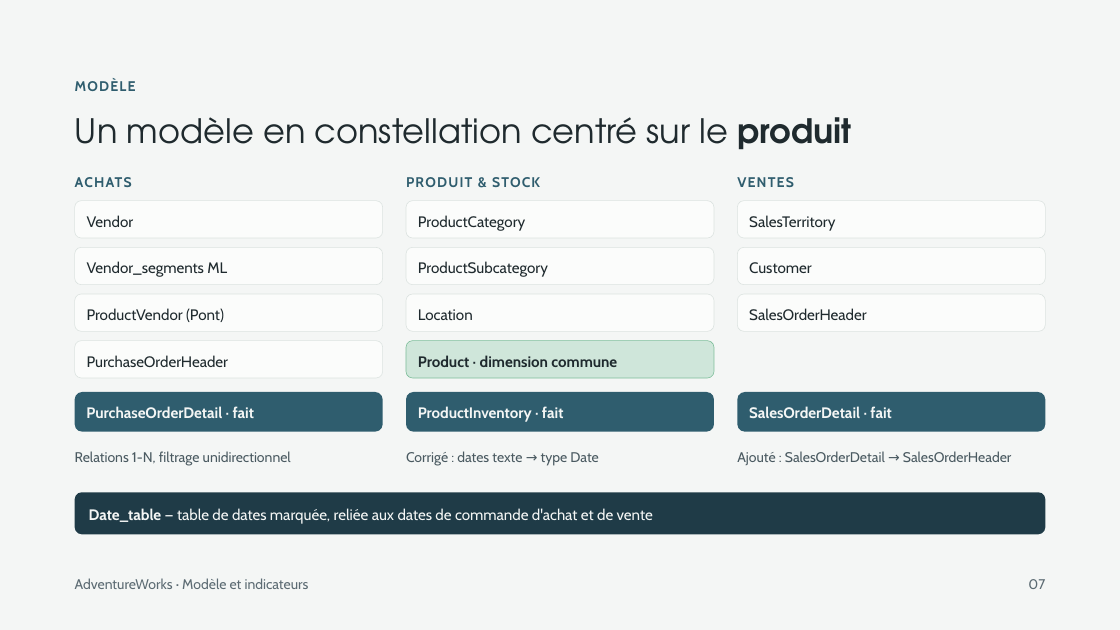
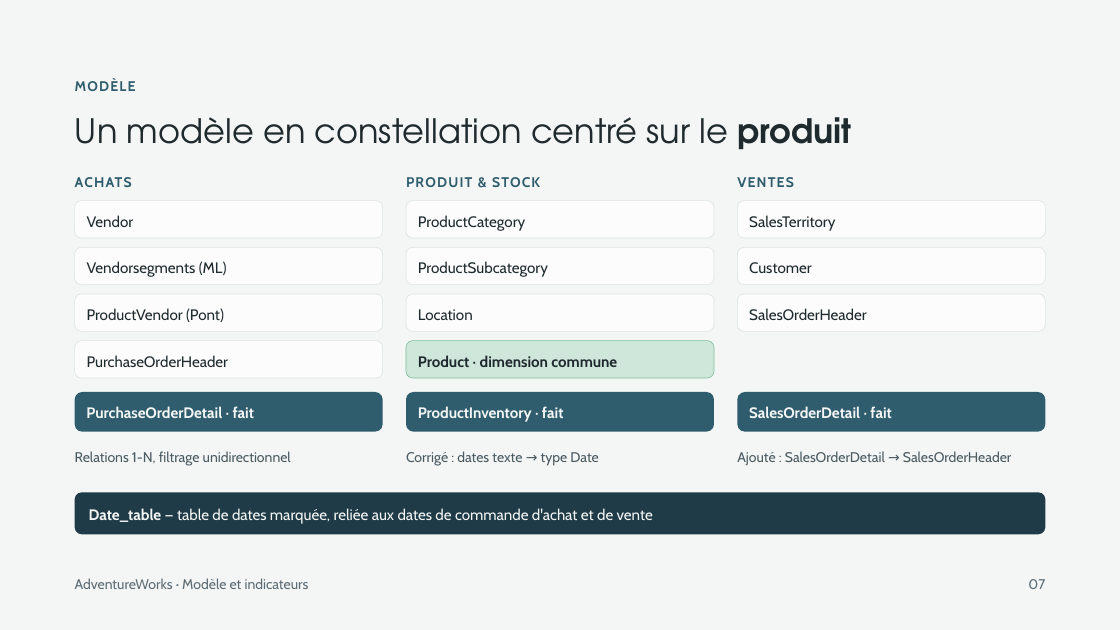
Before and after one commit to XiaoqingGdc/adventureworks-supply-chain-analysis, a slide deck: slide 7 of presentation/AdventureWorks_Soutenance.pptx. Drawn at 1120x630 pixels with LibreOffice and Linux fonts; fonts in the diff are those of the drawing. Boxes give left, top, right and bottom in pixels: in the first picture for what was removed or moved away, otherwise in the second. Text is boxed around its words. In the diff, an @@ line names an element or a change of style, - is before the commit and + after.

```diff
--- a/presentation/AdventureWorks_Soutenance.pptx
+++ b/presentation/AdventureWorks_Soutenance.pptx
@@ text in rounded rectangle at (87, 261, 227, 277): text changed @@
-Vendor_segments ML
+Vendorsegments (ML)
```
Also in this commit, not shown: 9 other slides changed, 1 slide removed.
